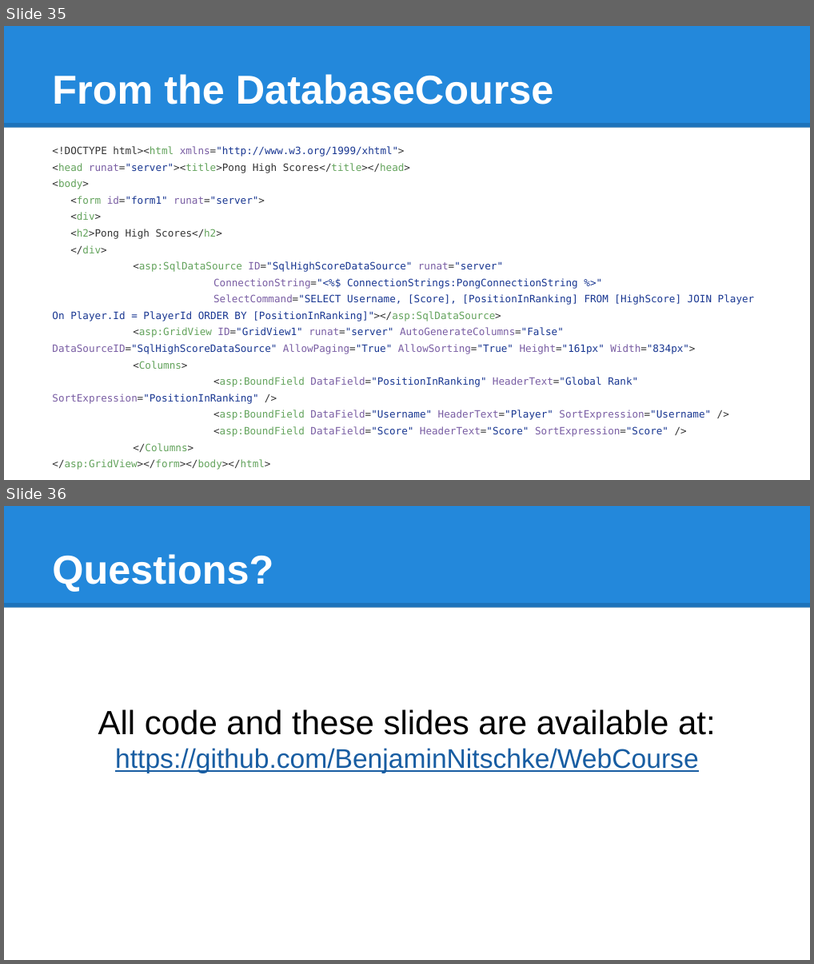
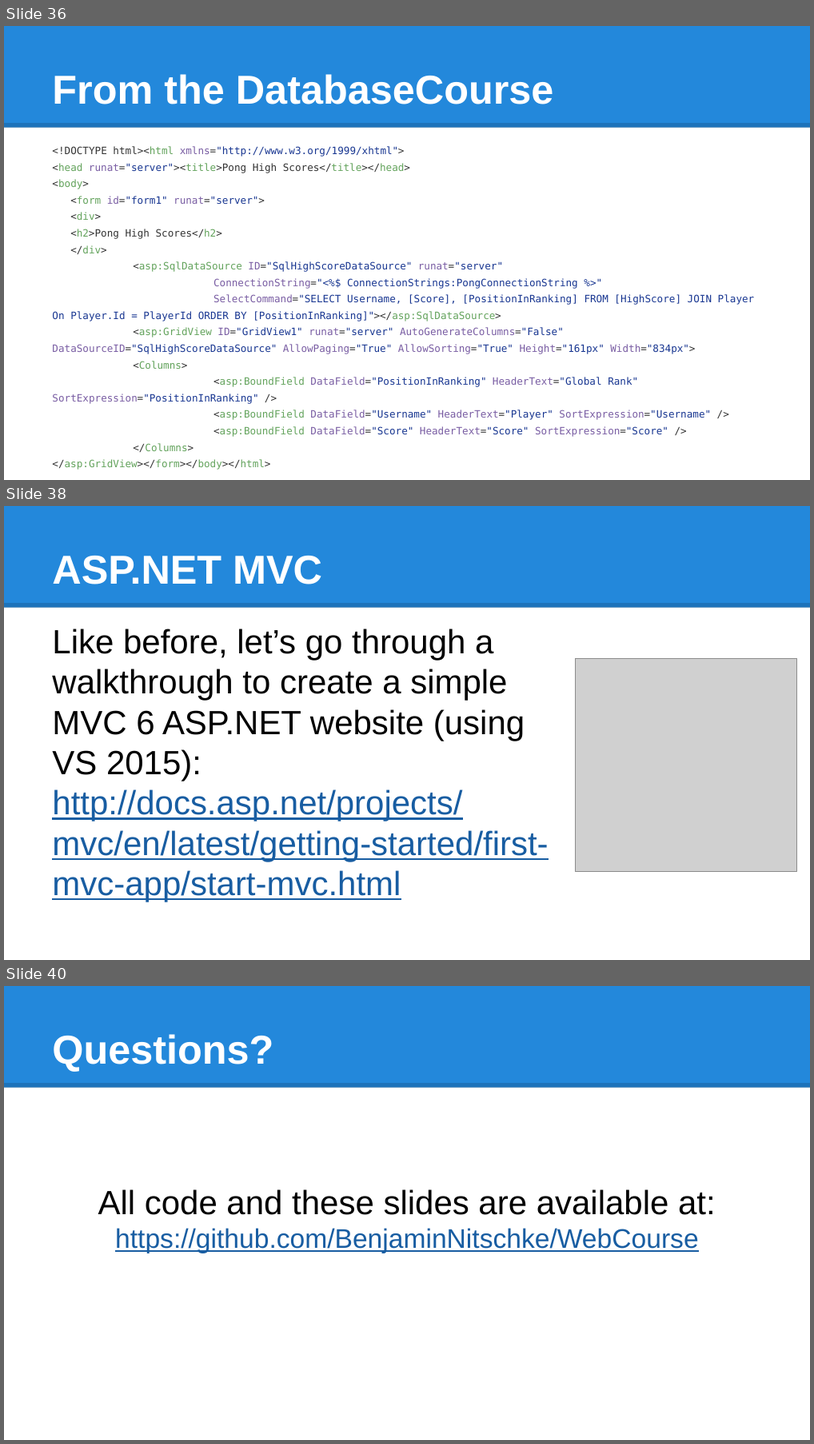
Before and after one commit to BenjaminNitschke/WebCourse, a slide deck: Web Course Games Academy January 2016.pptx. Shown one above the other, each under a label of ours: slides 35 and 36 before the commit, slides 36, 38 and 40 after it; the slides between them are not shown. The pictures are 814x964 and 814x1444 pixels, drawn with LibreOffice and Linux fonts; fonts in the diff are those of the drawing; grey boxes stand for pictures. Boxes give left, top, right and bottom in pixels: in the first picture for what was removed or moved away, otherwise in the second. Text is boxed around its words. In the diff, an @@ line names an element or a change of style, - is before the commit and + after.

Commit message:
Final commit with TypeScript Website and Server
Using a lot more Client side JavaScript code generated from TypeScript
and TypeScript on Node.js web server, plus more advanced topics
discussed in the slides.

```diff
--- a/Web Course Games Academy January 2016.pptx
+++ b/Web Course Games Academy January 2016.pptx
@@ slide 38 added at bbox=[4, 506, 810, 960], background #FFFFFF; not listed: 2 template elements that a slide beside it also shows @@
@@ title added at bbox=[52, 556, 322, 584], 36 pt, text #FFFFFF, bold @@
+ASP.NET MVC
@@ text added at bbox=[52, 628, 548, 902], 30 pt, text #185DA2, underline @@
+Like before, let’s go through a walkthrough to create a simple MVC 6 ASP.NET website (using VS 2015):
+http://docs.asp.net/projects/mvc/en/latest/getting-started/first-mvc-app/start-mvc.html
@@ picture added at bbox=[576, 659, 798, 872] @@
@@ what was slide 35 is now slide 36 @@
@@ what was slide 36 is now slide 40 @@
```
Also in this commit, not shown: 2 slides changed, 10 other slides added, 22 other files.
